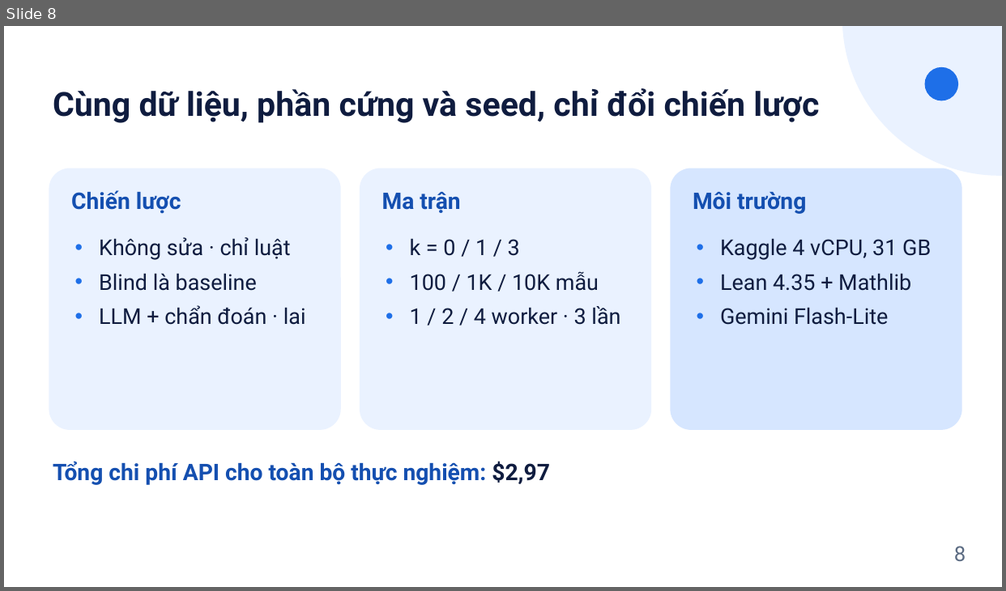
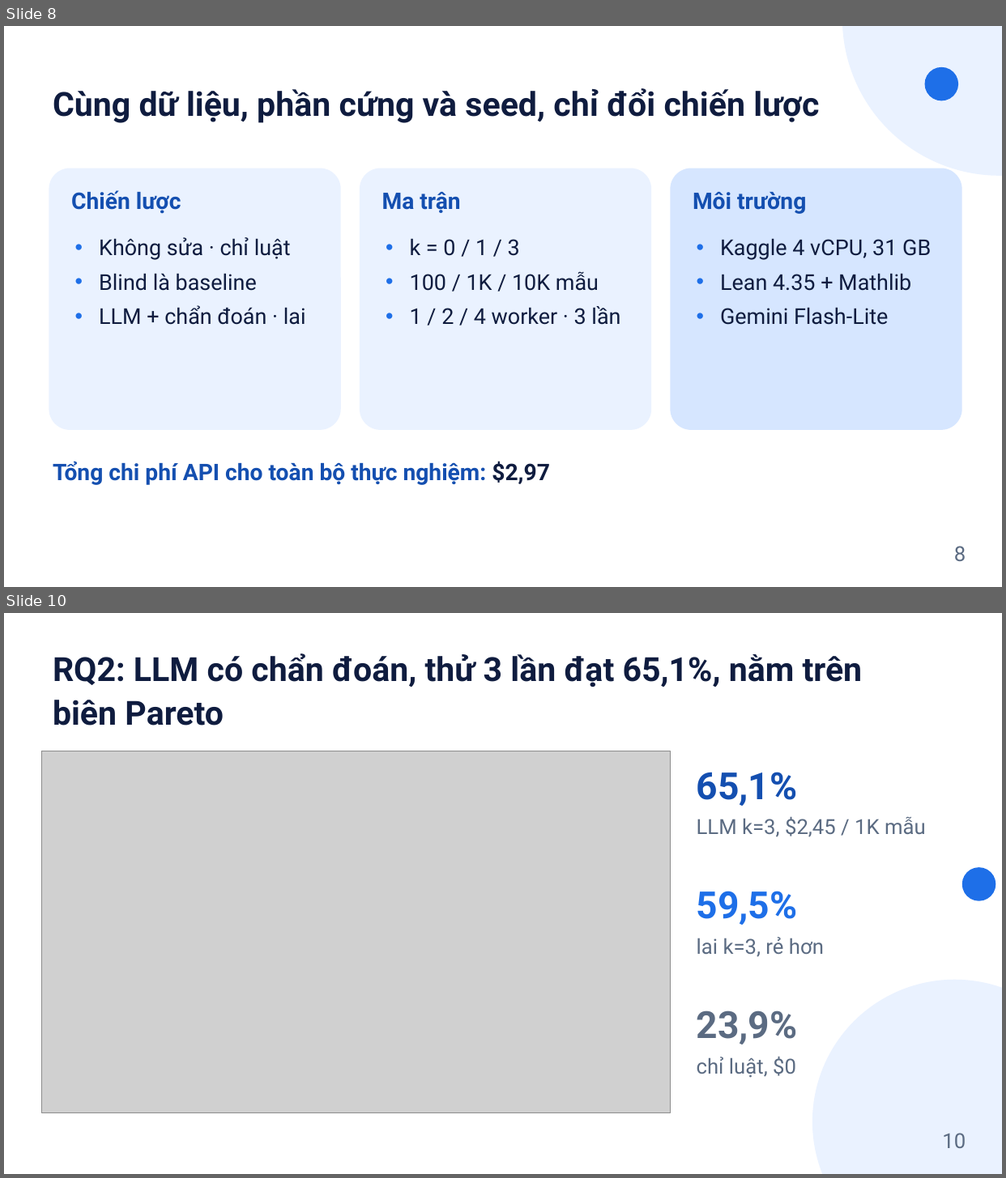
Before and after one commit to tamdv/ai4math-verifier-guided-repair, a slide deck: slides/Slides_Nhom6_VerifierRepair.pptx. Shown one above the other, each under a label of ours: slide 8 before the commit, slides 8 and 10 after it; the slides between them are not shown. The pictures are 1006x591 and 1006x1178 pixels, drawn with LibreOffice and Linux fonts; fonts in the diff are those of the drawing; grey boxes stand for pictures. Boxes give left, top, right and bottom in pixels: in the first picture for what was removed or moved away, otherwise in the second. Text is boxed around its words. In the diff, an @@ line names an element or a change of style, - is before the commit and + after.

```diff
--- a/slides/Slides_Nhom6_VerifierRepair.pptx
+++ b/slides/Slides_Nhom6_VerifierRepair.pptx
@@ slide 10 added at (x1=4, y1=613, x2=1002, y2=1174), background #FFFFFF @@
@@ text added at (x1=53, y1=653, x2=863, y2=726), 32 pt, text #0F1C3F, bold @@
+RQ2: LLM có chẩn đoán, thử 3 lần đạt 65,1%, nằm trên biên Pareto
@@ picture added at (x1=41, y1=752, x2=671, y2=1113) @@
@@ text added at (x1=697, y1=772, x2=798, y2=806), 36 pt, text #144FB0, bold @@
+65,1%
@@ text added at (x1=697, y1=817, x2=926, y2=837), 20 pt, text #5B6B82 @@
+LLM k=3, $2,45 / 1K mẫu
@@ ellipse added at (x1=962, y1=867, x2=996, y2=901), fill #1E6FE8 @@
@@ text added at (x1=697, y1=891, x2=798, y2=925), 36 pt, text #1E6FE8, bold @@
+59,5%
@@ text added at (x1=697, y1=937, x2=824, y2=957), 20 pt, text #5B6B82 @@
+lai k=3, rẻ hơn
@@ ellipse added at (x1=812, y1=980, x2=1002, y2=1174), fill #EAF2FF @@
@@ text added at (x1=697, y1=1011, x2=798, y2=1045), 36 pt, text #5B6B82, bold @@
+23,9%
@@ text added at (x1=697, y1=1057, x2=796, y2=1078), 20 pt, text #5B6B82 @@
+chỉ luật, $0
@@ text added at (x1=942, y1=1133, x2=965, y2=1148), 20 pt, text #5B6B82 @@
+10
```
Also in this commit, not shown: 5 slides changed, 3 other slides added, 3 slides removed, 11 other files.
